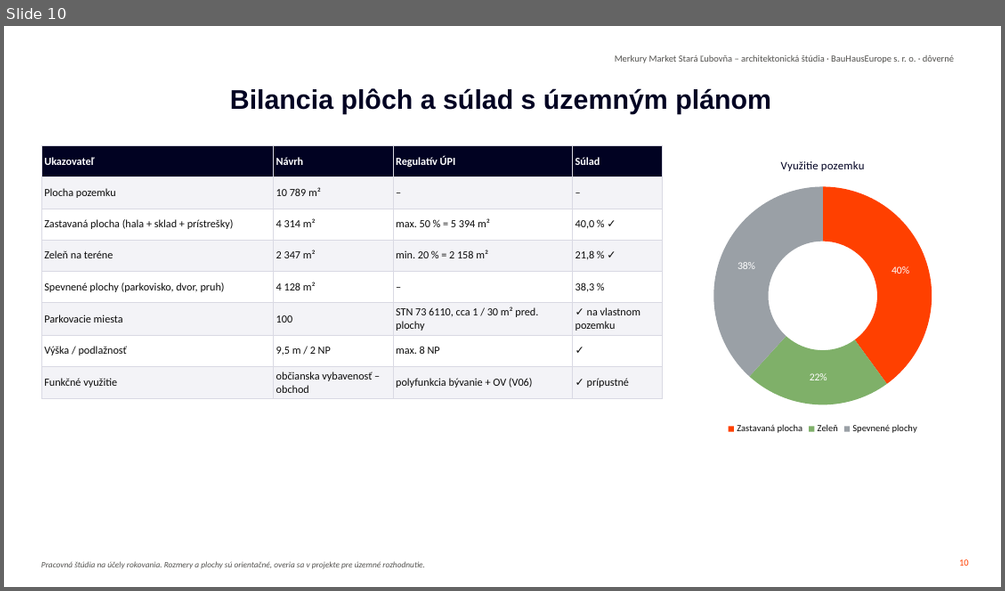
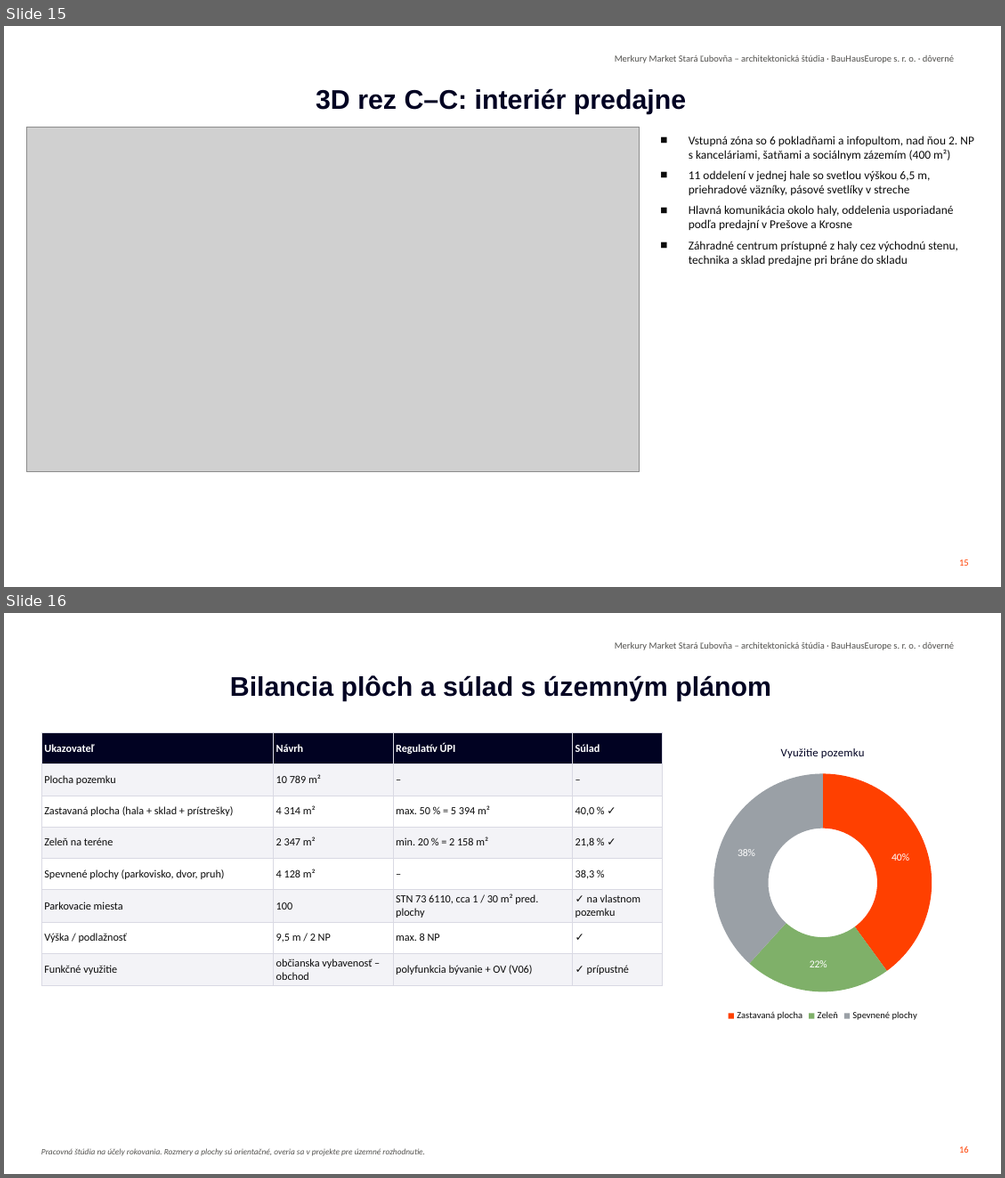
Before and after one commit to Lubo585/Lubo585, a slide deck: business-plan/studia-merkury-market/Studia_predajne_Merkury_Market_Stara_Lubovna_SK.pptx. Shown one above the other, each under a label of ours: slide 10 before the commit, slides 15 and 16 after it. The pictures are 1005x591 and 1005x1178 pixels, drawn with LibreOffice and Linux fonts; fonts in the diff are those of the drawing; grey boxes stand for pictures; background and template pictures are left out. Boxes give left, top, right and bottom in pixels: in the first picture for what was removed or moved away, otherwise in the second. Text is boxed around its words. In the diff, an @@ line names an element or a change of style, - is before the commit and + after.

```diff
--- a/business-plan/studia-merkury-market/Studia_predajne_Merkury_Market_Stara_Lubovna_SK.pptx
+++ b/business-plan/studia-merkury-market/Studia_predajne_Merkury_Market_Stara_Lubovna_SK.pptx
@@ slide 15 added at bbox=[4, 26, 1001, 587], background #FFFFFF; not listed: 1 template element that a slide beside it also shows @@
@@ title added at bbox=[316, 88, 686, 114], 26 pt, text #010222, bold @@
+3D rez C–C: interiér predajne
@@ picture added at bbox=[26, 127, 639, 472] @@
@@ text added at bbox=[688, 135, 974, 266], 11.5 pt, text #0B0B0B @@
+■ Vstupná zóna so 6 pokladňami a infopultom, nad ňou 2. NP s kanceláriami, šatňami a sociálnym zázemím (400 m²)
+■ 11 oddelení v jednej hale so svetlou výškou 6,5 m, priehradové väzníky, pásové svetlíky v streche
+■ Hlavná komunikácia okolo haly, oddelenia usporiadané podľa predajní v Prešove a Krosne
+■ Záhradné centrum prístupné z haly cez východnú stenu, technika a sklad predajne pri bráne do skladu
@@ page number added at bbox=[959, 559, 969, 565], 9 pt, text #FF4000 @@
+15
@@ what was slide 10 is now slide 16 @@
@@ page number at bbox=[959, 1146, 969, 1152]: text changed @@
-10
+16
```
Also in this commit, not shown: 2 slides changed, 6 other slides added, 1 slide removed, 11 other files.
